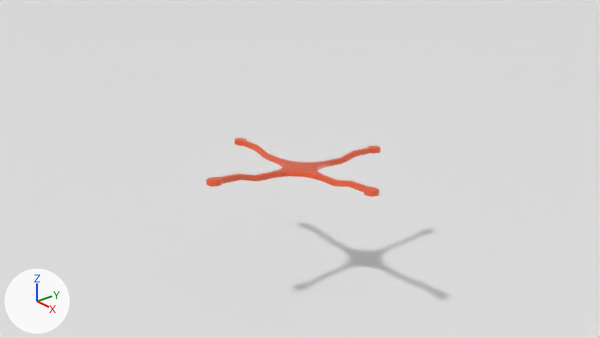
The Blender file quad_model.blend as it was, and as the next commit left it.
Both versions are drawn from the file's camera 'Camera'. Lighting does not change. The marker at lower left points along +X, +Y and +Z.

The older version as bpy lines, for what is in view:
```python
me_cube = bpy.data.meshes.new('Cube')
me_cube.from_pydata(...)  # 273 vertices, 228 faces; spans x -0.9..0.9, y -0.9..0.9, z -0.02..0.06
me_cube.polygons.foreach_set('use_smooth', [True] * 228)
me_cube.materials.append(mat_simple_plastic)  # orange #e75116
me_plane = bpy.data.meshes.new('Plane')
me_plane.from_pydata([(-27.0, -27.0, 0.0), (27.0, -27.0, 0.0), (-27.0, 27.0, 0.0), (27.0, 27.0, 0.0)], [], [(0, 1, 3, 2)])
ob_plane = bpy.data.objects.new('Plane', me_plane)
ob_plane.location = (0.0, 0.0, 0.0)
ob_quadframe = bpy.data.objects.new('QuadFrame', me_cube)
ob_quadframe.location = (0.0, 0.0, 0.995)
ob_quadframe.rotation_mode = 'ZYX'
ob_quadframe.rotation_euler = (-0.0968, -0.0677, -0.00164)  # degrees (-5.5, -3.9, -0.1)
_m = ob_quadframe.modifiers.new('Bevel', 'BEVEL')
_m.segments = 3
_m.limit_method = 'NONE'
_m = ob_quadframe.modifiers.new('Solidify', 'SOLIDIFY')
_m.nonmanifold_merge_threshold = 0.0003
_m = ob_quadframe.modifiers.new('EdgeSplit', 'EDGE_SPLIT')
_m.split_angle = 0.353
```
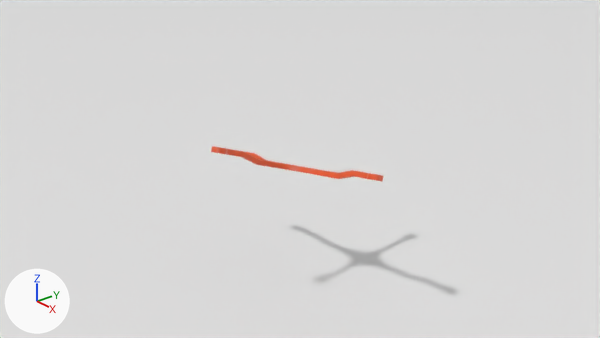
Where the change shows, as pixel boxes (x1, y1, x2, y2) in the pictures (600 x 338 px):
'QuadFrame', turned: before (206, 138, 381, 197); after (211, 146, 383, 182)

What changed in the scene script:
```text
Change ob_quadframe:
    ob_quadframe.rotation_euler: (-0.0968, -0.0677, -0.00164) -> (-0.39, -0.192, -0.0189)  # degrees (-5.5, -3.9, -0.1) -> degrees (-22, -11, -1.1)
```
